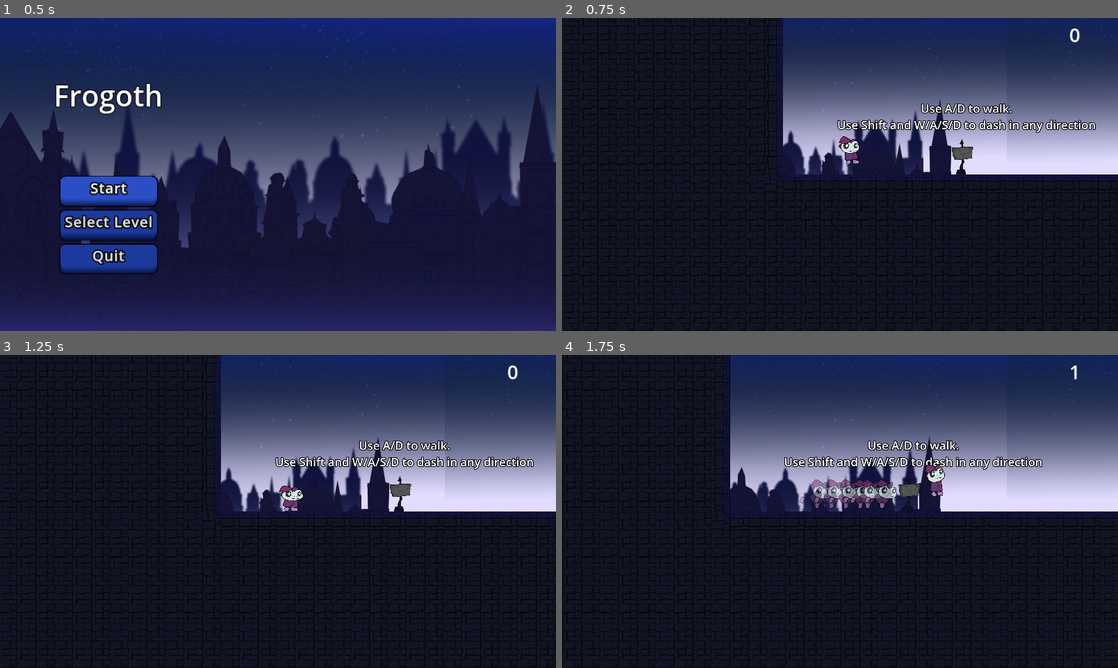
Above: before the commit, frames 1-4 (two rows, left to right).
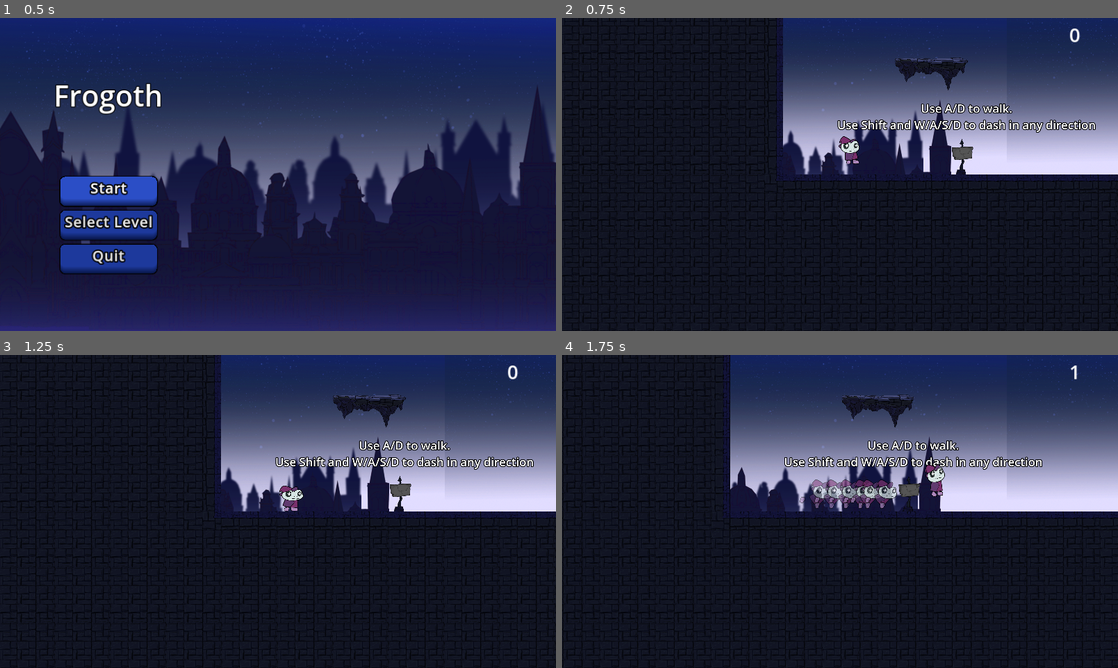
Above: after the commit, the same moments.

Repository: DerBrotDoktor/Frogoth
Game: Godot game, scene res://scenes/main/main.tscn
Same seed, same stepped clock (60 frames per second), same inputs: the game is played once before the commit and once after it.
Inputs:
- Up to frame 1 (0.5 s): no input
- Up to frame 2 (0.75 s): click "Start" at 0.5 s
- Up to frame 3 (1.25 s): no input
- Up to frame 4 (1.75 s): hold D (right) from 1.28 s (still down); tap Shift (dash) at 1.35 s; tap Space (jump) at 1.52 s

Frame 1 is identical in both runs. In frame 2, 0.6% of the frame differs, in the area x 59-73%, y 12-24%; in frame 3, 0.6%; in frame 4, 0.6%.

Commit message:
Fixed: Level win check after enemy death

Diff:
--- a/scenes/enemies/enemy_grounded.gd
+++ b/scenes/enemies/enemy_grounded.gd
@@ -9,6 +9,7 @@
 
 var target
 var is_attacking = false
+var is_dead = false
 
 func _physics_process(_delta):
 	if can_move and not is_attacking:
@@ -76,10 +77,8 @@
 	$Animation.play(animation)
 
 func die():
-	print("die")
+	is_dead = true
 	var main = get_tree().get_root().get_node("Main")
-	print(main)
 	if main:
 		main.check_for_win()
-		print("check_win")
 	queue_free()
--- a/scenes/level/level.gd
+++ b/scenes/level/level.gd
@@ -11,8 +11,10 @@
 	return returnValue
 
 func get_enemy_count():
-	var returnValue
-	returnValue = $Enemies.get_child_count()
+	var returnValue = 0
+	for child in $Enemies.get_children():
+		if child.has_method("die") and child.is_dead == false:
+			returnValue += 1
 	return returnValue
 
 func get_badge():
--- a/scenes/level/level_tutorial_1.tscn
+++ b/scenes/level/level_tutorial_1.tscn
@@ -7,6 +7,7 @@
 [ext_resource type="PackedScene" uid="uid://d0gcu70fmmqi4" path="res://scenes/player/player_spwan_point.tscn" id="3_lyrsc"]
 [ext_resource type="PackedScene" uid="uid://btimemg85kwm8" path="res://scenes/enviroment/platforms/big/platform_big_2.tscn" id="4_6oxe8"]
 [ext_resource type="PackedScene" uid="uid://cpddwnffvkcgu" path="res://scenes/enemies/enemy_grounded.tscn" id="5_hni4f"]
+[ext_resource type="PackedScene" uid="uid://dgcv5ildkajr8" path="res://scenes/enviroment/platforms/big/platform_big_1.tscn" id="8_rjo6t"]
 
 [sub_resource type="RectangleShape2D" id="RectangleShape2D_eauuh"]
 size = Vector2(2004, 282)
@@ -155,6 +156,9 @@
 position = Vector2(6818.5, 986.5)
 shape = SubResource("RectangleShape2D_tjx48")
 
+[node name="PlatformBig1" parent="." instance=ExtResource("8_rjo6t")]
+position = Vector2(628, -699)
+
 [editable path="Signs/TutorialSign"]
 [editable path="Signs/TutorialSign2"]
 [editable path="Signs/TutorialSign3"]
--- a/scenes/main/main.gd
+++ b/scenes/main/main.gd
@@ -42,7 +42,7 @@
 	if current_scene.has_method("get_enemy_count"):
 		var current_enemy_count = current_scene.get_enemy_count()
 		print(current_enemy_count)
-		if (current_enemy_count-1) <= 0:
+		if (current_enemy_count) <= 0:
 			finish_level()
 
 func finish_level():
Not shown: 1 places in scenes/level/level_tutorial_1.tscn that only renumber resources
